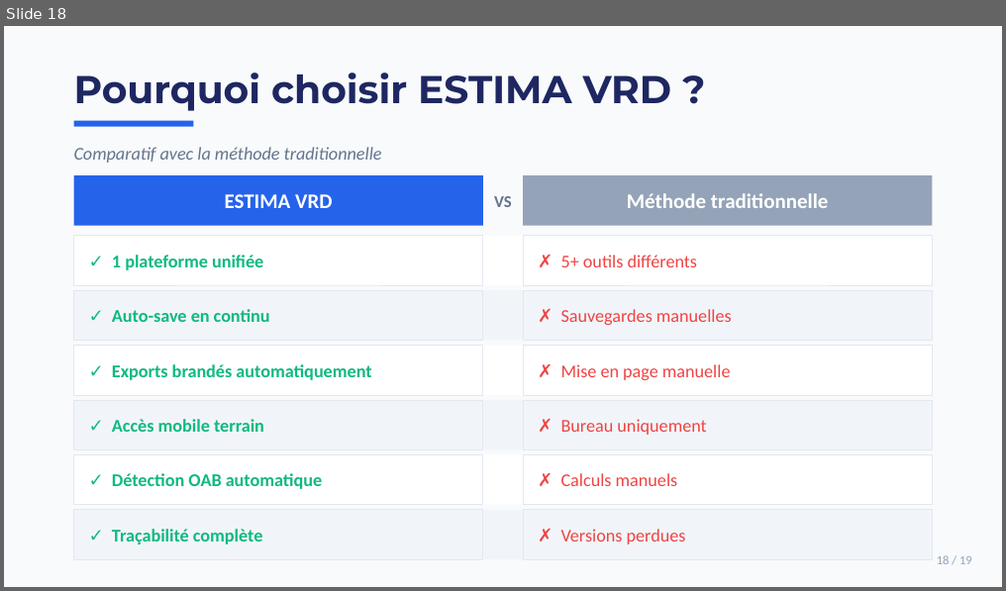
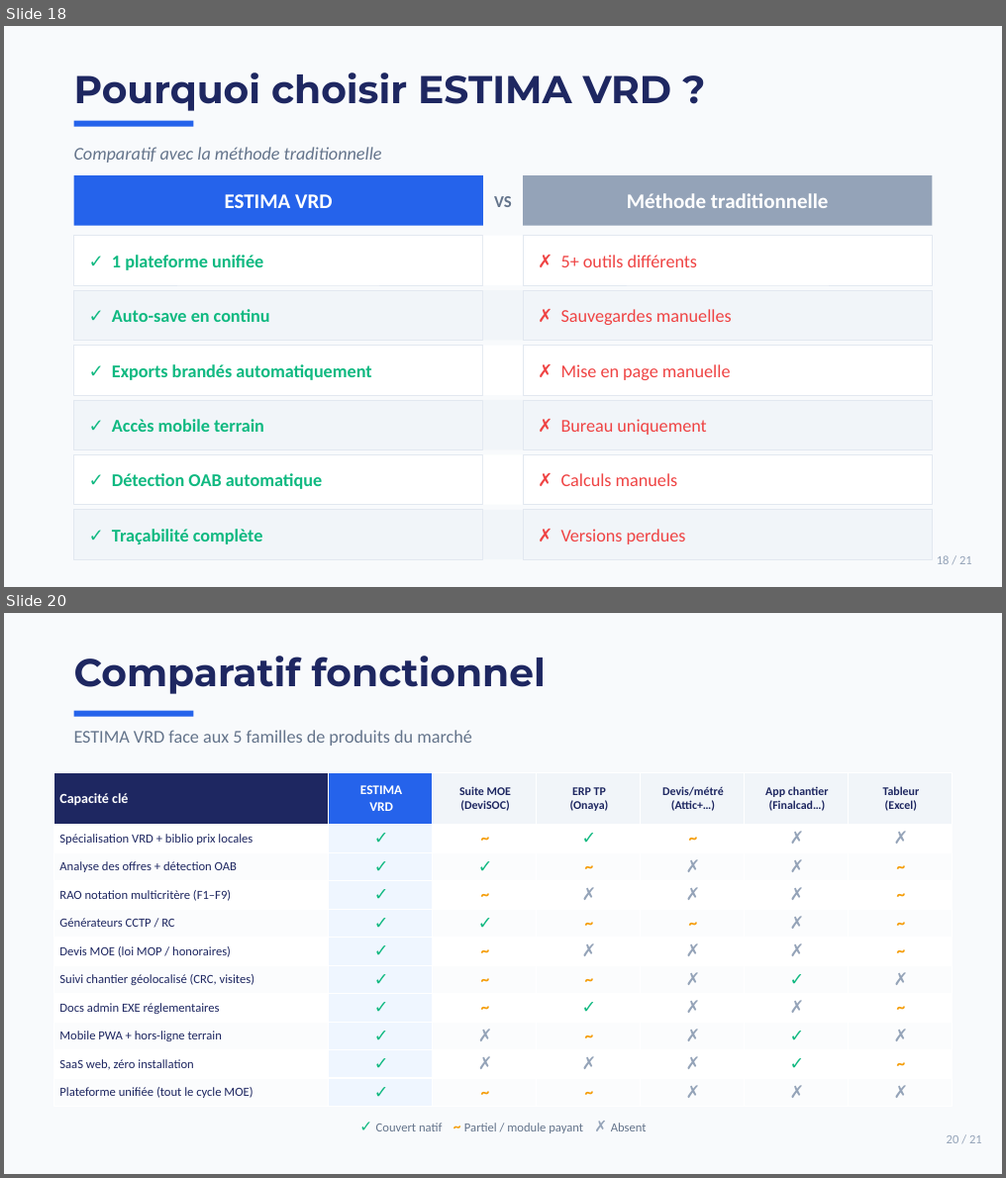
Before and after one commit to sgbiason-ai/ESTIMA, a slide deck: ESTIMA_VRD_Presentation_Commerciale.pptx. Shown one above the other, each under a label of ours: slide 18 before the commit, slides 18 and 20 after it; the slides between them are not shown. The pictures are 1006x591 and 1006x1178 pixels, drawn with LibreOffice and Linux fonts; fonts in the diff are those of the drawing. Boxes give left, top, right and bottom in pixels: in the first picture for what was removed or moved away, otherwise in the second. Text is boxed around its words. In the diff, an @@ line names an element or a change of style, - is before the commit and + after.

```diff
--- a/ESTIMA_VRD_Presentation_Commerciale.pptx
+++ b/ESTIMA_VRD_Presentation_Commerciale.pptx
@@ slide 20 added at <box>4,613,1002,1174</box>, background #F8FAFC @@
@@ text added at <box>74,656,546,694</box>, 28 pt, text #1E2761, bold @@
+Comparatif fonctionnel
@@ rectangle added at <box>74,711,194,717</box>, fill #2563EB @@
@@ text added at <box>74,730,472,746</box>, 13 pt, text #64748B @@
+ESTIMA VRD face aux 5 familles de produits du marché
@@ table added at <box>54,772,951,1107</box>, 11 rows, 7 columns @@
+Capacité clé | ESTIMA / VRD | Suite MOE / (DeviSOC) | ERP TP / (Onaya) | Devis/métré / (Attic+…) | App chantier / (Finalcad…) | Tableur / (Excel)
+Spécialisation VRD + biblio prix locales | ✓ | ~ | ✓ | ~ | ✗ | ✗
+Analyse des offres + détection OAB | ✓ | ✓ | ~ | ✗ | ✗ | ~
+RAO notation multicritère (F1–F9) | ✓ | ~ | ✗ | ✗ | ✗ | ~
+Générateurs CCTP / RC | ✓ | ✓ | ~ | ~ | ✗ | ~
+Devis MOE (loi MOP / honoraires) | ✓ | ~ | ✗ | ✗ | ✗ | ~
+Suivi chantier géolocalisé (CRC, visites) | ✓ | ~ | ~ | ✗ | ✓ | ✗
+Docs admin EXE réglementaires | ✓ | ~ | ✓ | ✗ | ✗ | ~
+Mobile PWA + hors-ligne terrain | ✓ | ✗ | ~ | ✗ | ✓ | ✗
+SaaS web, zéro installation | ✓ | ✗ | ✗ | ✗ | ✓ | ~
+Plateforme unifiée (tout le cycle MOE) | ✓ | ~ | ~ | ✗ | ✗ | ✗
@@ text added at <box>376,1123,647,1134</box>, 9 pt, text #64748B @@
+✓ Couvert natif ~ Partiel / module payant ✗ Absent
@@ text added at <box>946,1136,982,1144</box>, 9 pt, text #94A3B8 @@
+20 / 21
@@ slide 18 changed as well @@
@@ text at <box>937,556,972,565</box>: text changed @@
-18 / 19
+18 / 21
```
Also in this commit, not shown: 18 other slides changed, 1 other slide added.
